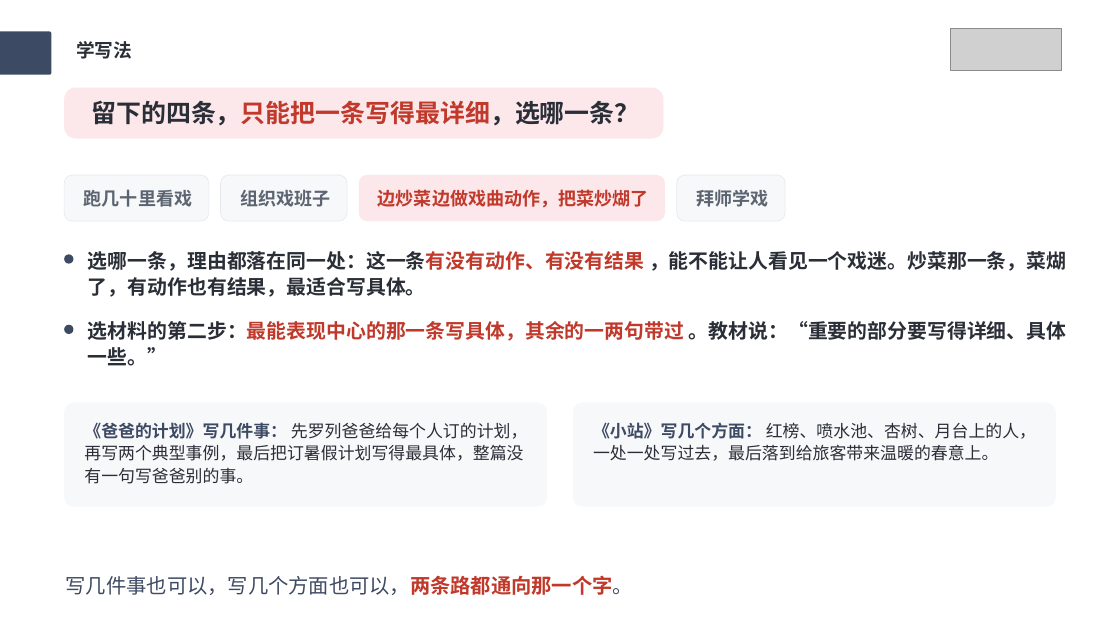
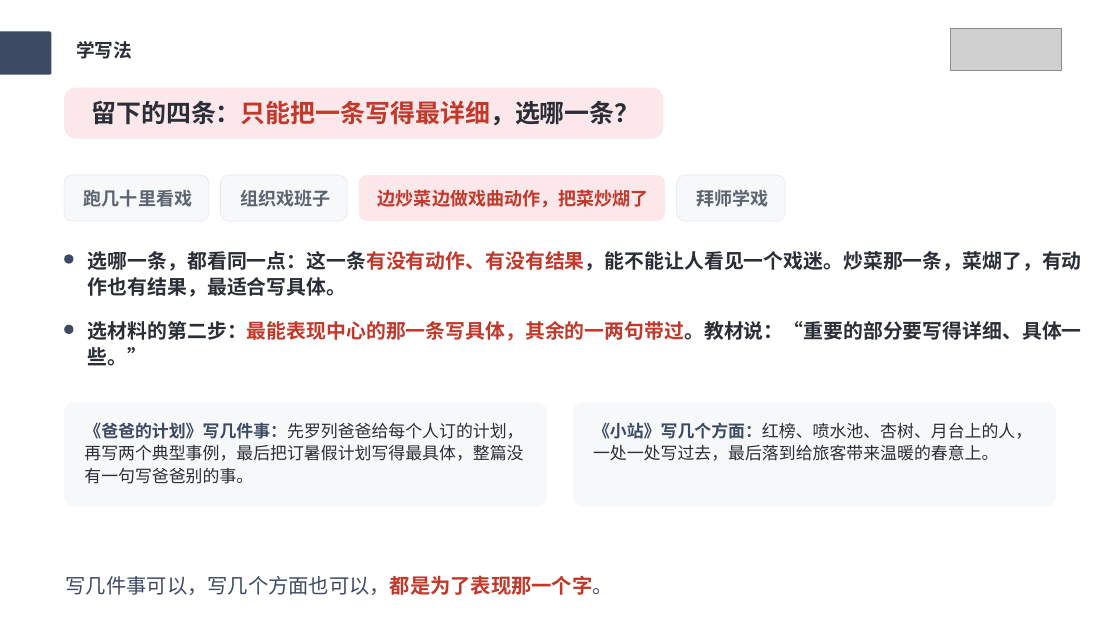
Before and after one commit to wuwenjia6498/laojohn-lesson-plan, a slide deck: slide 13 of 写作课件PPT输出/六上-第五单元-围绕中心意思写/六上-第五单元-围绕中心意思写-课件PPT.pptx. Drawn at 1120x630 pixels with LibreOffice and Linux fonts; fonts in the diff are those of the drawing; grey boxes stand for pictures. Boxes give left, top, right and bottom in pixels: in the first picture for what was removed or moved away, otherwise in the second. Text is boxed around its words. In the diff, an @@ line names an element or a change of style, - is before the commit and + after.

```diff
--- a/写作课件PPT输出/六上-第五单元-围绕中心意思写/六上-第五单元-围绕中心意思写-课件PPT.pptx
+++ b/写作课件PPT输出/六上-第五单元-围绕中心意思写/六上-第五单元-围绕中心意思写-课件PPT.pptx
@@ text at [91, 100, 639, 125]: text changed @@
-留下的四条，只能把一条写得最详细，选哪一条？
+留下的四条：只能把一条写得最详细，选哪一条？
@@ text at [88, 251, 1082, 297]: text changed @@
-选哪一条，理由都落在同一处：这一条有没有动作、有没有结果 ，能不能让人看见一个戏迷。炒菜那一条，菜煳了，有动作也有结果，最适合写具体。
+选哪一条，都看同一点：这一条有没有动作、有没有结果，能不能让人看见一个戏迷。炒菜那一条，菜煳了，有动作也有结果，最适合写具体。
@@ text at [88, 321, 1082, 366]: spaces changed @@
-选材料的第二步：最能表现中心的那一条写具体，其余的一两句带过 。教材说：“重要的部分要写得详细、具体一些。”
+选材料的第二步：最能表现中心的那一条写具体，其余的一两句带过。教材说：“重要的部分要写得详细、具体一些。”
@@ text at [84, 422, 523, 484]: spaces changed @@
-《爸爸的计划》写几件事： 先罗列爸爸给每个人订的计划，再写两个典型事例，最后把订暑假计划写得最具体，整篇没有一句写爸爸别的事。
+《爸爸的计划》写几件事：先罗列爸爸给每个人订的计划，再写两个典型事例，最后把订暑假计划写得最具体，整篇没有一句写爸爸别的事。
@@ text at [593, 422, 1032, 461]: spaces changed @@
-《小站》写几个方面： 红榜、喷水池、杏树、月台上的人，一处一处写过去，最后落到给旅客带来温暖的春意上。
+《小站》写几个方面：红榜、喷水池、杏树、月台上的人，一处一处写过去，最后落到给旅客带来温暖的春意上。
@@ text at [66, 575, 613, 595]: text changed @@
-写几件事也可以，写几个方面也可以，两条路都通向那一个字。
+写几件事可以，写几个方面也可以，都是为了表现那一个字。
```
Also in this commit, not shown: 22 other slides changed, 1 slide added, 1 slide removed, 25 other files.
